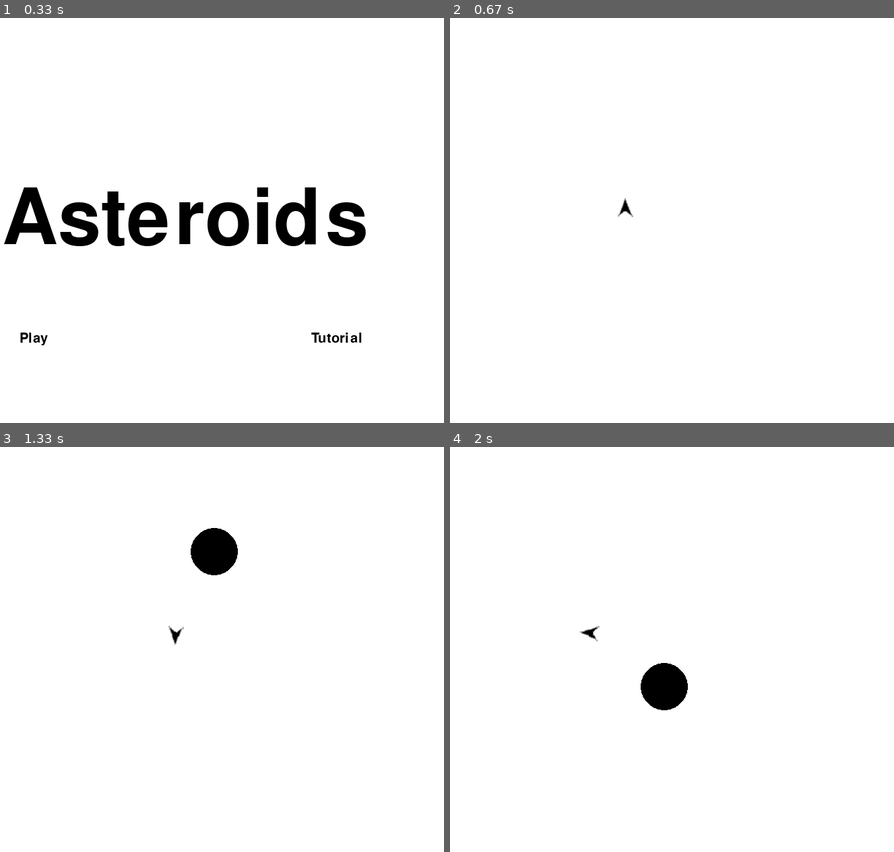
Above: before the commit, frames 1-4 (two rows, left to right).
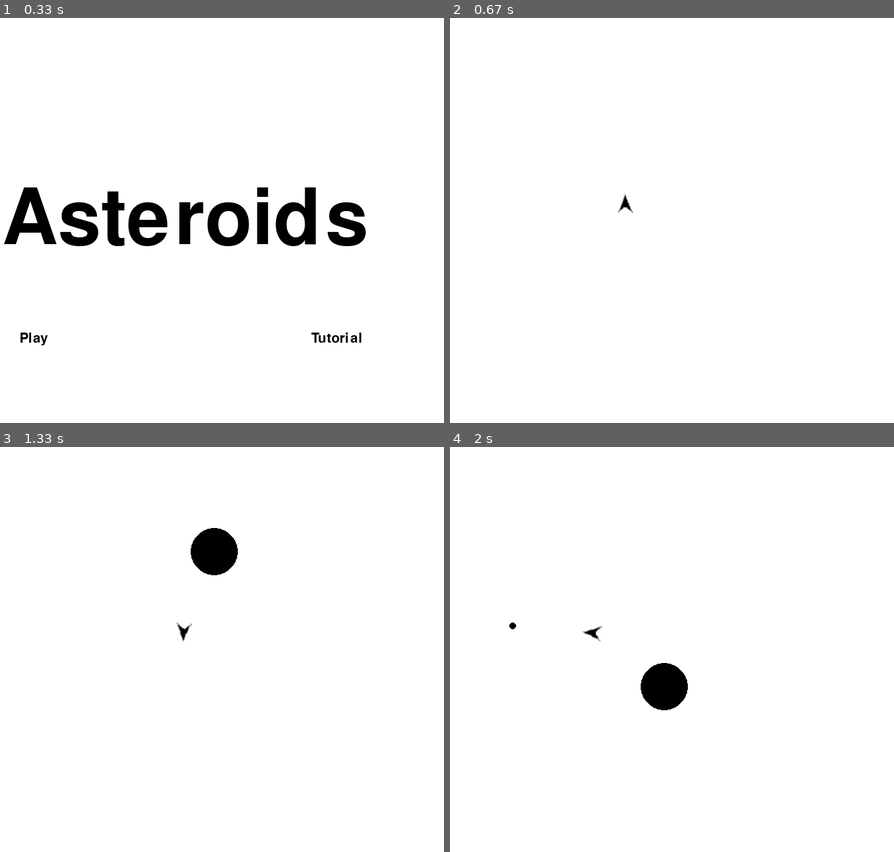
Above: after the commit, the same moments.

Repository: victorborba7/Pygame
Game: pygame game, started from Asteroids.py
The game is run twice, just before and just after one commit, with the same random seed, the same clock (stepped at 60 frames per second) and the same inputs.
Inputs (mouse positions are in pixels of both pictures, inside the frame that each line leads up to):
- Up to frame 1 (0.33 s): no input
- Up to frame 2 (0.67 s): click "Play" at 0.42 s
- Up to frame 3 (1.33 s): hold Space 0.67-1.13 s; hold Right 0.67-1.13 s; move the mouse to (164, 665) at 0.7 s; hold Right from 1.17 s (still down)
- Up to frame 4 (2 s): release Right at 1.63 s; hold Up 1.67-1.97 s; tap Space at 1.73 s

Frame 1 is identical in both runs. In frame 2, less than 0.1% of the frame differs, in the area x 37-42%, y 43-50%; in frame 3, 0.1%, in the area x 37-44%, y 43-49%; in frame 4, less than 0.1%.

Commit message:
Add files via upload

Diff:
--- a/Asteroids.py
+++ b/Asteroids.py
@@ -137,21 +137,21 @@
                     accelerator = True
 
                 if event.key == pygame.K_SPACE:
-                    space = True
-                    st = True
+                    shot_starty = y - 20
+                    shot_startx = x - 15
                     if rotation >= 0 and rotation <= 90:
-                        speed_x = math.sin(rotation*math.pi/180) * 6
-                        speed_y = math.cos(rotation*math.pi/180) * 6
+                        speed_x = math.sin(rotation*math.pi/180) * 10
+                        speed_y = math.cos(rotation*math.pi/180) * 10
                     elif rotation >= 90 and rotation <= 180:
-                        speed_x = math.sin(rotation*math.pi/180) * 6
-                        speed_y = math.cos(rotation*math.pi/180) * 6
+                        speed_x = math.sin(rotation*math.pi/180) * 10
+                        speed_y = math.cos(rotation*math.pi/180) * 10
                     elif rotation >= 180 and rotation <= 270:
-                        speed_x = math.sin(rotation*math.pi/180) * 6
-                        speed_y = math.cos(rotation*math.pi/180) * 6
+                        speed_x = math.sin(rotation*math.pi/180) * 10
+                        speed_y = math.cos(rotation*math.pi/180) * 10
                     elif rotation >= 270 and rotation <= 360:
-                        speed_x = math.sin(rotation*math.pi/180) * 6
-                        speed_y = math.cos(rotation*math.pi/180) * 6
-
+                        speed_x = math.sin(rotation*math.pi/180) * 10
+                        speed_y = math.cos(rotation*math.pi/180) * 10
+                    bullets.append([shot_startx, shot_starty])
 
 
 
@@ -189,8 +189,19 @@
                 ac_x = math.sin(rotation*math.pi/180) * 3
                 ac_y = math.cos(rotation*math.pi/180) * 3
         else:
-            ac_y = 0
-            ac_x = 0
+            if rotation >= 0 and rotation <= 90:
+                ac_x = math.sin(rotation*math.pi/180) / 2
+                ac_y = math.cos(rotation*math.pi/180) / 2
+            elif rotation >= 90 and rotation <= 180:
+                ac_x = math.sin(rotation*math.pi/180) / 2
+                ac_y = math.cos(rotation*math.pi/180) / 2
+            elif rotation >= 180 and rotation <= 270:
+                ac_x = math.sin(rotation*math.pi/180) / 2
+                ac_y = math.cos(rotation*math.pi/180) / 2
+            elif rotation >= 270 and rotation <= 360:
+                ac_x = math.sin(rotation*math.pi/180) / 2
+                ac_y = math.cos(rotation*math.pi/180) / 2
+
 
 
 
@@ -213,9 +224,6 @@
         x -= ac_x
 
 
-        if space:
-            shot_starty = y - 20
-            shot_startx = x - 15
 
         shot_starty -= speed_y
         shot_startx -= speed_x
@@ -223,14 +231,12 @@
 
         game_Display.fill((255,255,255))
 
-        if st:
-            for bullet in bullets:
-                shot(shot_startx, shot_starty, shot_radius)
+        for bullet in bullets:
+            shot(shot_startx, shot_starty, shot_radius)
 
         objects(thing_startx, thing_starty, object_radius)
 
         thing_starty += thing_speed
-
 
         naveImg = pygame.image.load('Imagens/naveReserva.png')
         naveImg = pygame.transform.rotate(naveImg,rotation)
